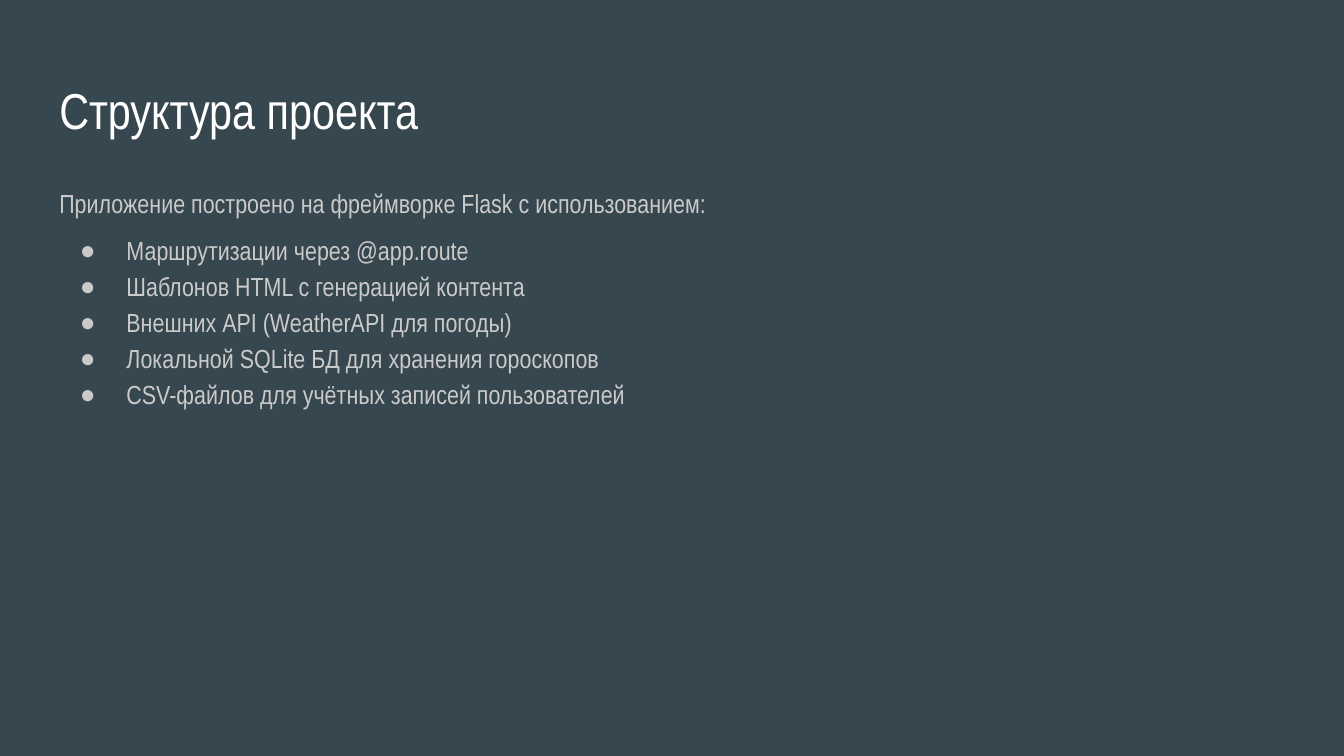
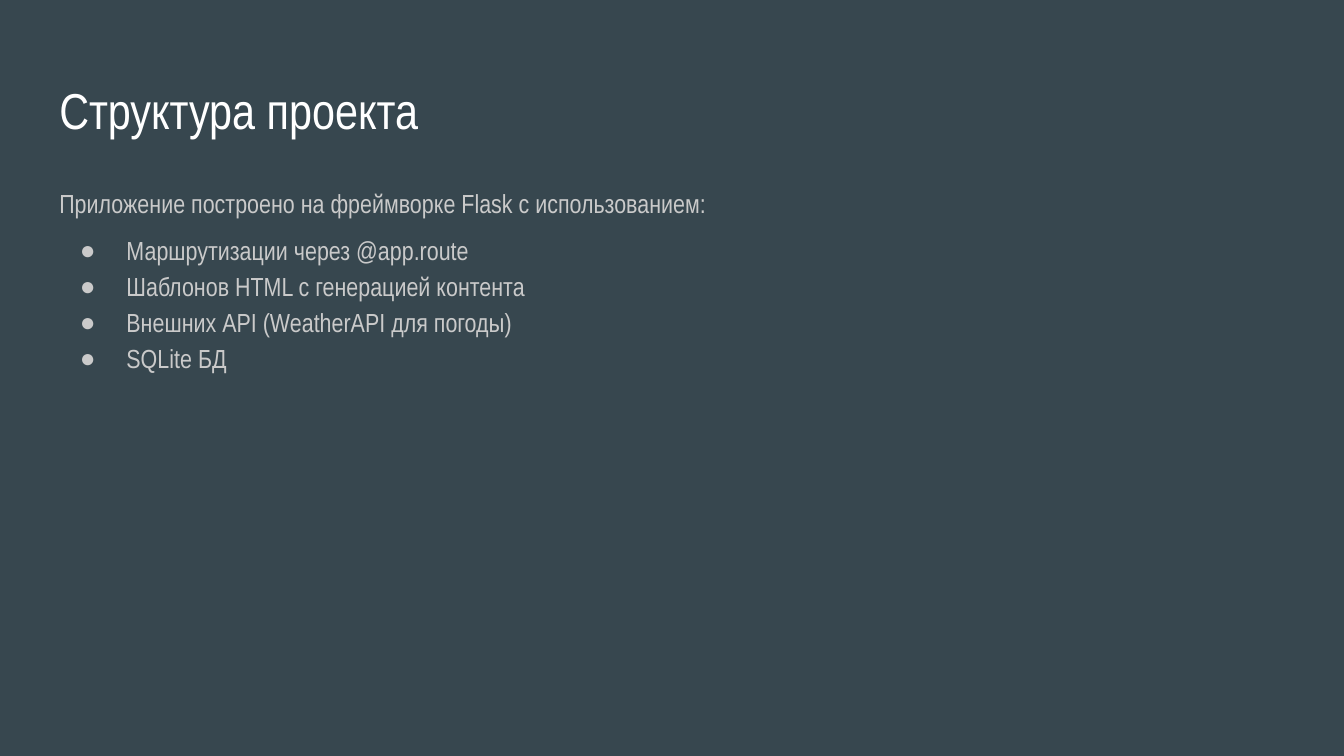
Before and after one commit to Alekseyavlenko/Goroscopic-weather, a slide deck: slide 5 of Goroscopic-weather.pptx. Drawn at 1344x756 pixels with LibreOffice and Linux fonts; fonts in the diff are those of the drawing. Boxes give left, top, right and bottom in pixels: in the first picture for what was removed or moved away, otherwise in the second. Text is boxed around its words. In the diff, an @@ line names an element or a change of style, - is before the commit and + after.

```diff
--- a/Goroscopic-weather.pptx
+++ b/Goroscopic-weather.pptx
@@ text at (126, 349, 227, 373): text changed @@
-● Локальной SQLite БД для хранения гороскопов
-● CSV-файлов для учётных записей пользователей
+● SQLite БД
```
Also in this commit, not shown: 4 other slides changed, 6 slides added, 2 slides removed.
